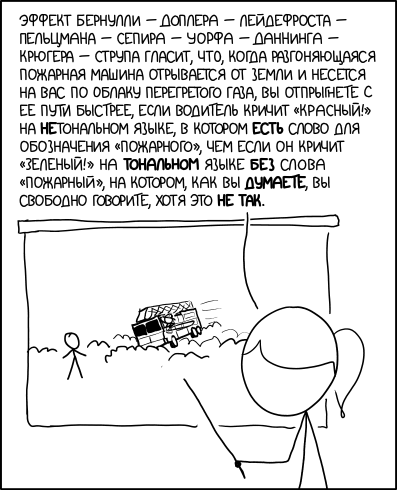
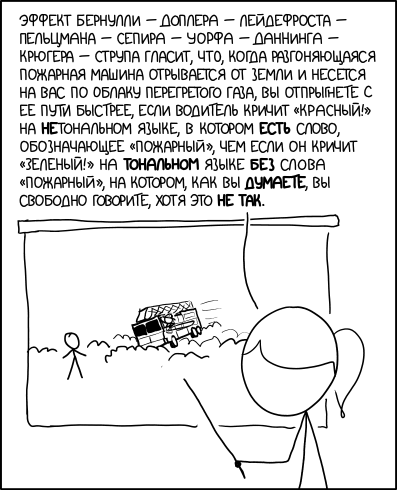
Revision of a layered (397, 490) image; what changed, layer by layer:
painted on "Эффект БернулЛи — ДОплерА — Ле..." over [40, 121, 360, 156]
